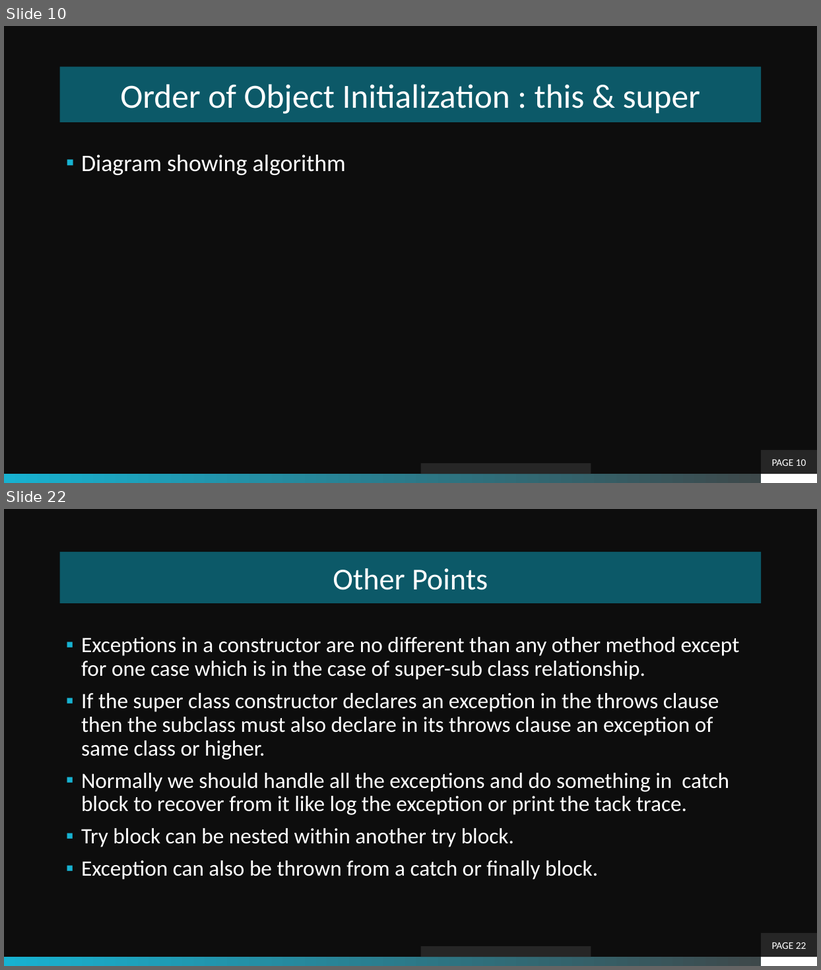
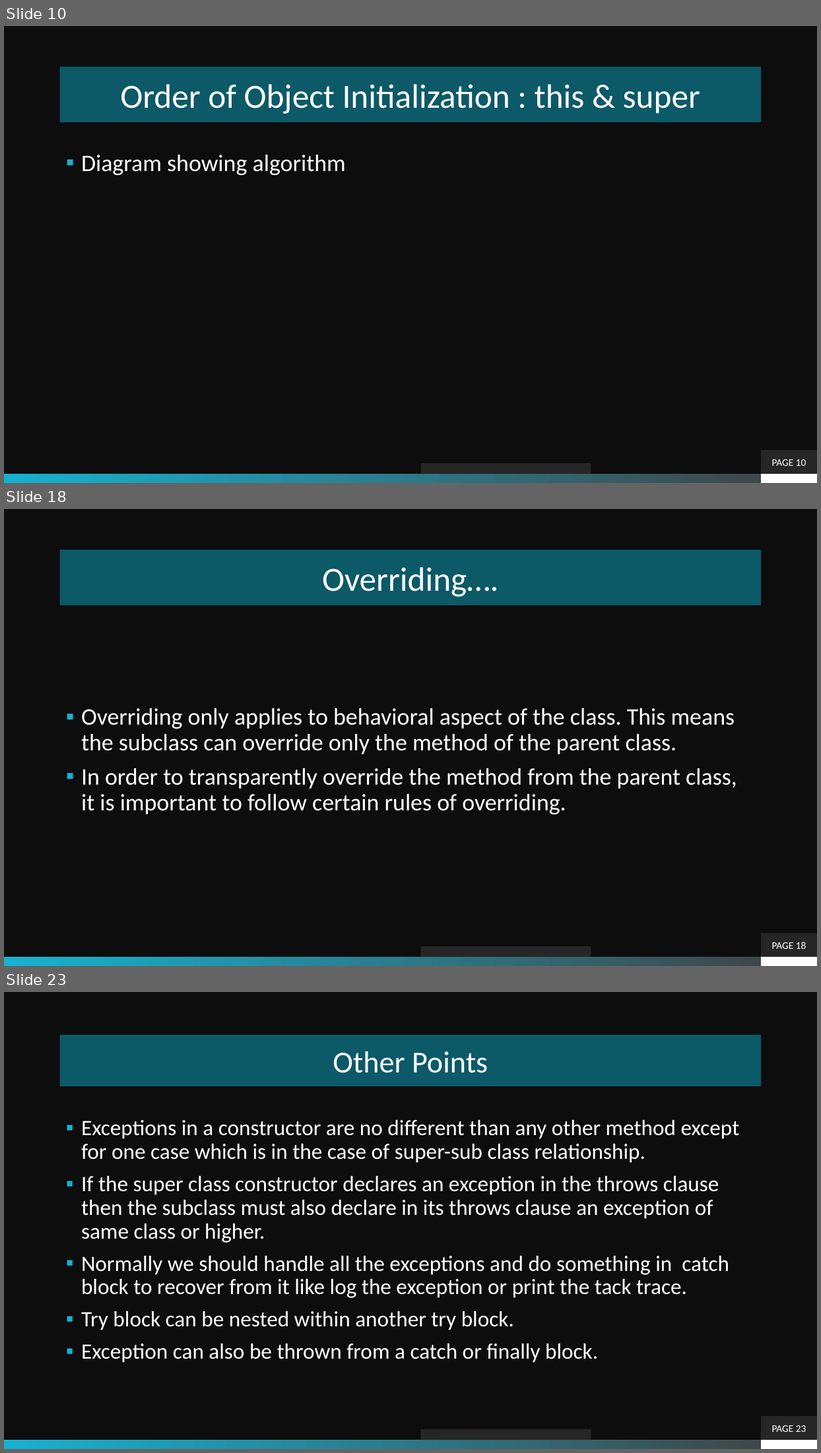
Before and after one commit to theLeonidas/Courses, a slide deck: courseMaterial/Inheritance/Inheritance.pptx. Shown one above the other, each under a label of ours: slides 10 and 22 before the commit, slides 10, 18 and 23 after it; the slides between them are not shown. The pictures are 821x970 and 821x1453 pixels, drawn with LibreOffice and Linux fonts; fonts in the diff are those of the drawing; background and template pictures are left out. Boxes give left, top, right and bottom in pixels: in the first picture for what was removed or moved away, otherwise in the second. Text is boxed around its words. In the diff, an @@ line names an element or a change of style, - is before the commit and + after.

```diff
--- a/courseMaterial/Inheritance/Inheritance.pptx
+++ b/courseMaterial/Inheritance/Inheritance.pptx
@@ slide 18 added at (4, 509, 817, 966), background picture (left out); not listed: 2 template elements that a slide beside it also shows @@
@@ title added at (60, 550, 762, 605), fill #0C5968, 40 pt, text #FFFFFF @@
+Overriding….
@@ text added at (81, 708, 737, 815), 28 pt, text #FFFFFF @@
+▪ Overriding only applies to behavioral aspect of the class. This means the subclass can override only the method of the parent class.
+▪ In order to transparently override the method from the parent class, it is important to follow certain rules of overriding.
@@ page number added at (762, 933, 817, 957), fill #262626, 12 pt, text #FFFFFF @@
+PAGE 18
@@ rectangle added at (420, 947, 591, 957), fill #262626 @@
@@ what was slide 22 is now slide 23 @@
@@ page number at (772, 1426, 807, 1432): text changed @@
-PAGE 22
+PAGE 23
```
Also in this commit, not shown: 6 slides changed, 5 other slides added, 6 slides removed, 19 other files.
